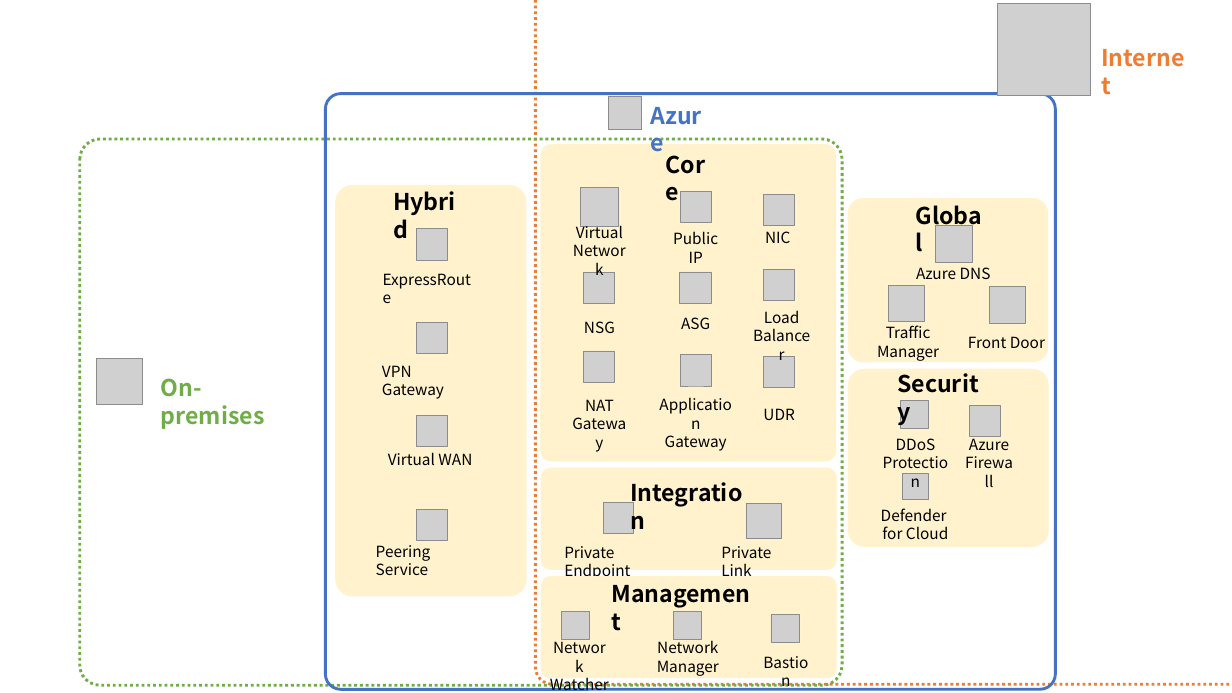
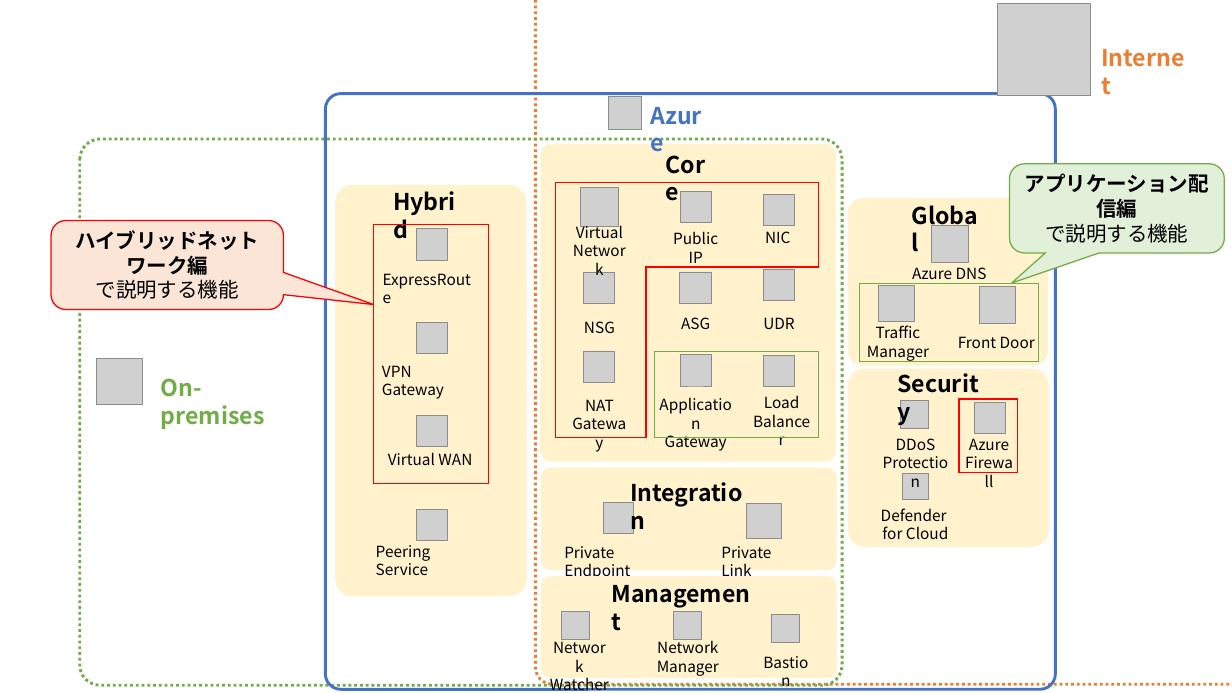
Before and after one commit to Azure/fta-japan, a slide deck: slide 1 of FTALive/Networking/images/figure.pptx. Drawn at 1232x693 pixels with LibreOffice and Linux fonts; fonts in the diff are those of the drawing; grey boxes stand for pictures. Boxes give left, top, right and bottom in pixels: in the first picture for what was removed or moved away, otherwise in the second. Text is boxed around its words. In the diff, an @@ line names an element or a change of style, - is before the commit and + after.

```diff
--- a/FTALive/Networking/images/figure.pptx
+++ b/FTALive/Networking/images/figure.pptx
@@ rounded speech box added at (1010,164,1226,252), fill #E2F0D9, outline #70AD47 1 pt, 16 pt, text #000000, bold @@
+アプリケーション配信編
+で説明する機能
@@ freeform shape added at (555,183,819,438), outline #FF0000 1 pt @@
@@ text "Global": place and size @@
-text "Global" at (907,197,994,234)
+text "Global" at (903,197,991,234)
@@ rounded speech box added at (51,221,284,310), fill #FBE5D6, outline #FF0000 1 pt, 16 pt, text #000000, bold @@
+ハイブリッドネットワーク編
+で説明する機能
@@ rectangle added at (374,225,489,484), outline #FF0000 1 pt @@
@@ picture: place and size @@
-picture at (763,357,795,388)
+picture at (763,269,795,300)
@@ text "Azure DNS": place and size @@
-text "Azure DNS" at (916,267,991,279)
+text "Azure DNS" at (912,267,987,279)
@@ rectangle added at (860,284,1039,361), outline #70AD47 1 pt @@
@@ text "UDR": place and size @@
-text "UDR" at (763,408,794,420)
+text "UDR" at (763,317,794,329)
@@ 2 pictures, 2 texts: place and size @@
-2 pictures, 2 texts at (877,286,1045,361)
+2 pictures, 2 texts at (867,286,1035,361)
@@ rectangle added at (654,352,818,438), outline #70AD47 1 pt @@
@@ picture: place and size @@
-picture at (763,270,795,301)
+picture at (763,355,795,386)
@@ text "Load Balancer": place and size @@
-text "Load Balancer" at (764,310,799,323)
+text "Load Balancer" at (764,395,799,408)
@@ rectangle added at (959,399,1018,473), outline #FF0000 1 pt @@
@@ picture: place and size @@
-picture at (970,406,1001,437)
+picture at (974,403,1006,434)
```
Also in this commit, not shown: 1 other file.
